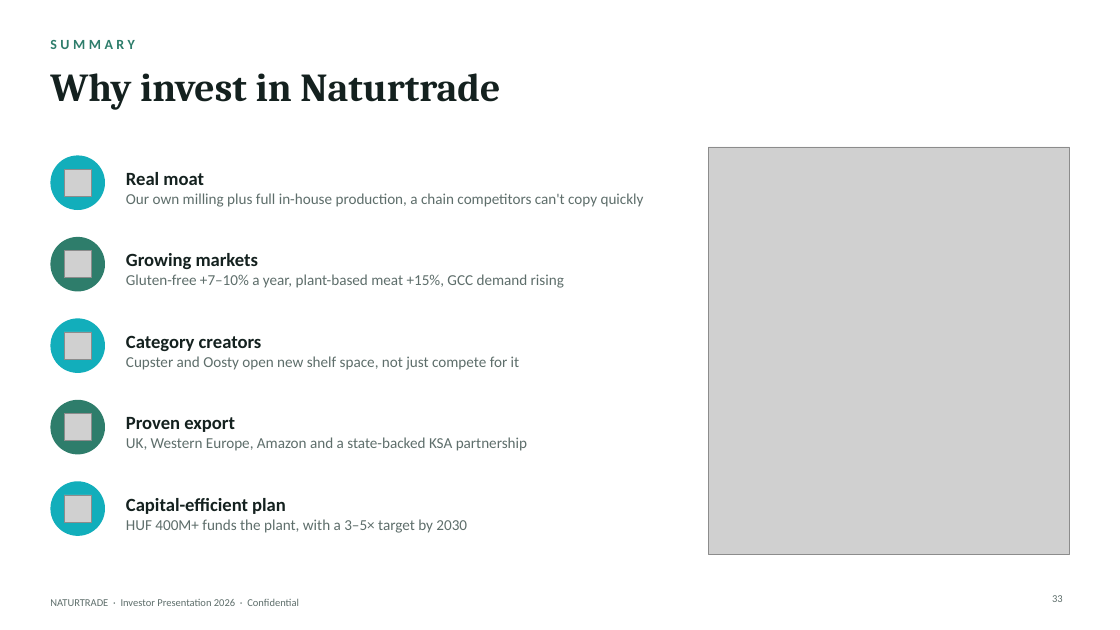
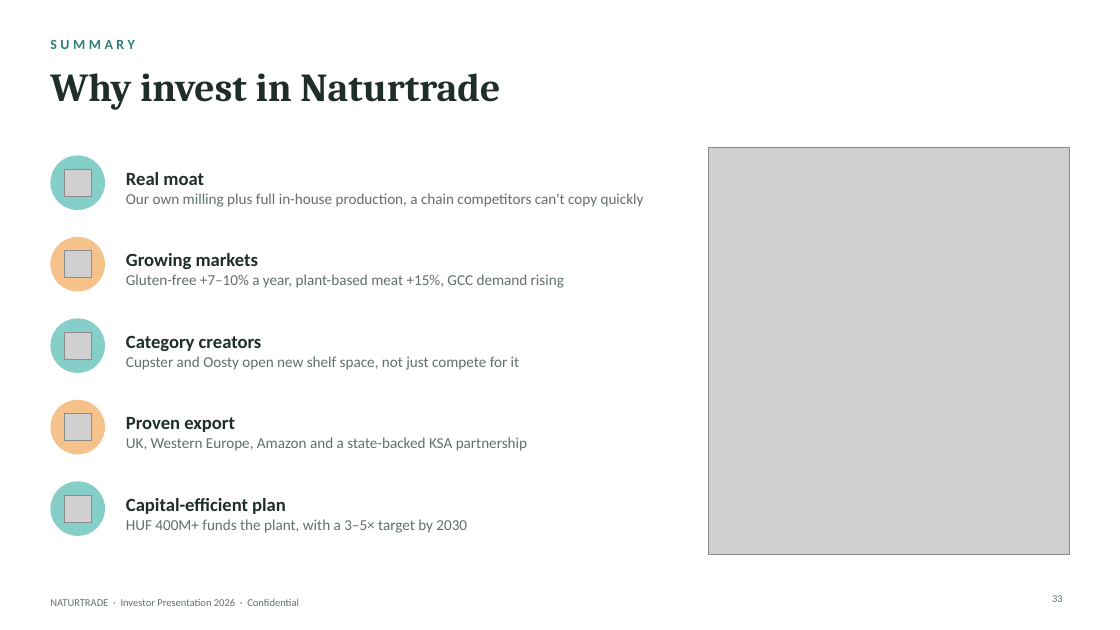
Before and after one commit to vehamiki/testrep1, a slide deck: slide 33 of investor-pitch/Naturtrade_Investor_Pitch_2026_EN.pptx. Drawn at 1120x630 pixels with LibreOffice and Linux fonts; fonts in the diff are those of the drawing; grey boxes stand for pictures. Boxes give left, top, right and bottom in pixels: in the first picture for what was removed or moved away, otherwise in the second. Text is boxed around its words. In the diff, an @@ line names an element or a change of style, - is before the commit and + after.

```diff
--- a/investor-pitch/Naturtrade_Investor_Pitch_2026_EN.pptx
+++ b/investor-pitch/Naturtrade_Investor_Pitch_2026_EN.pptx
@@ ellipse at (x1=50, y1=237, x2=105, y2=292): fill #2E7D6B to #F6C28B @@
@@ ellipse at (x1=50, y1=400, x2=105, y2=455): fill #2E7D6B to #F6C28B @@
@@ fill #12AEBB to #86CFC8 in 3 elements at (x1=50, y1=155, x2=105, y2=210), (x1=50, y1=318, x2=105, y2=373), (x1=50, y1=481, x2=105, y2=536) @@
```
Also in this commit, not shown: 31 other slides changed, 3 other files.
